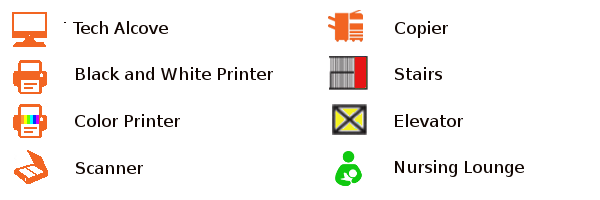
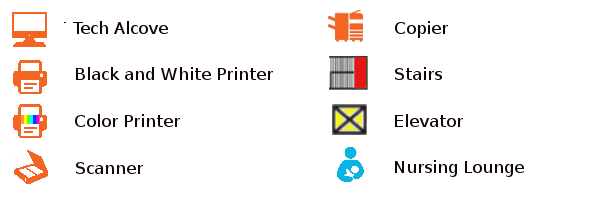
Two versions of the same layered image (600 x 200). Layer-by-layer changes:
painted on "Legend-H.png" over [left=335, top=147, right=364, bottom=186]
